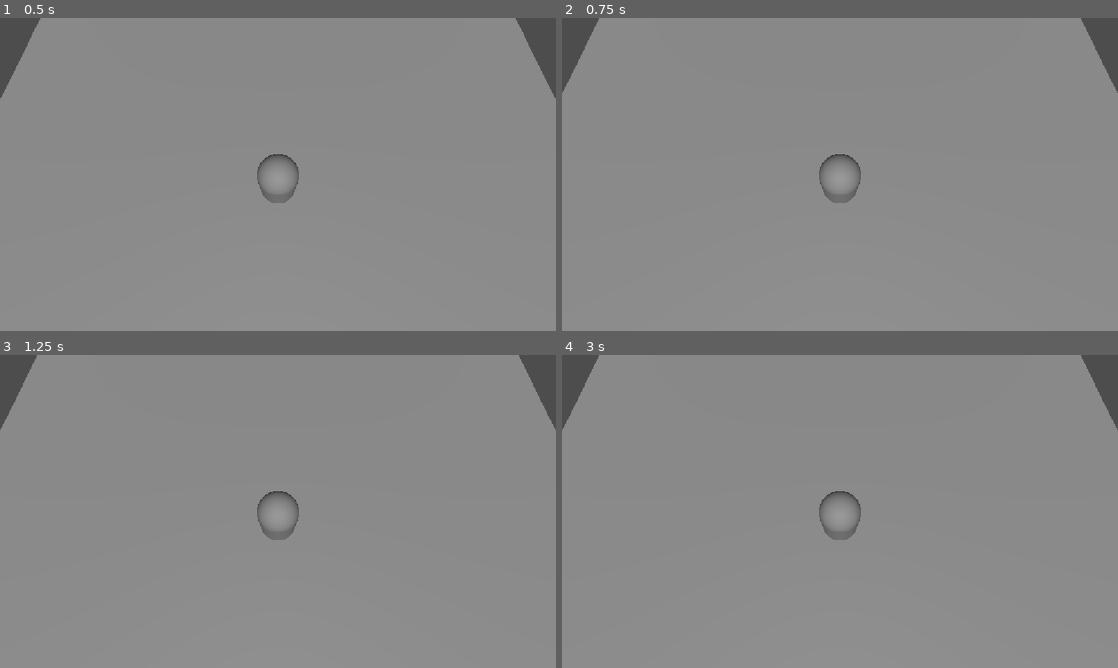
Above: before the commit, frames 1-4 (two rows, left to right).
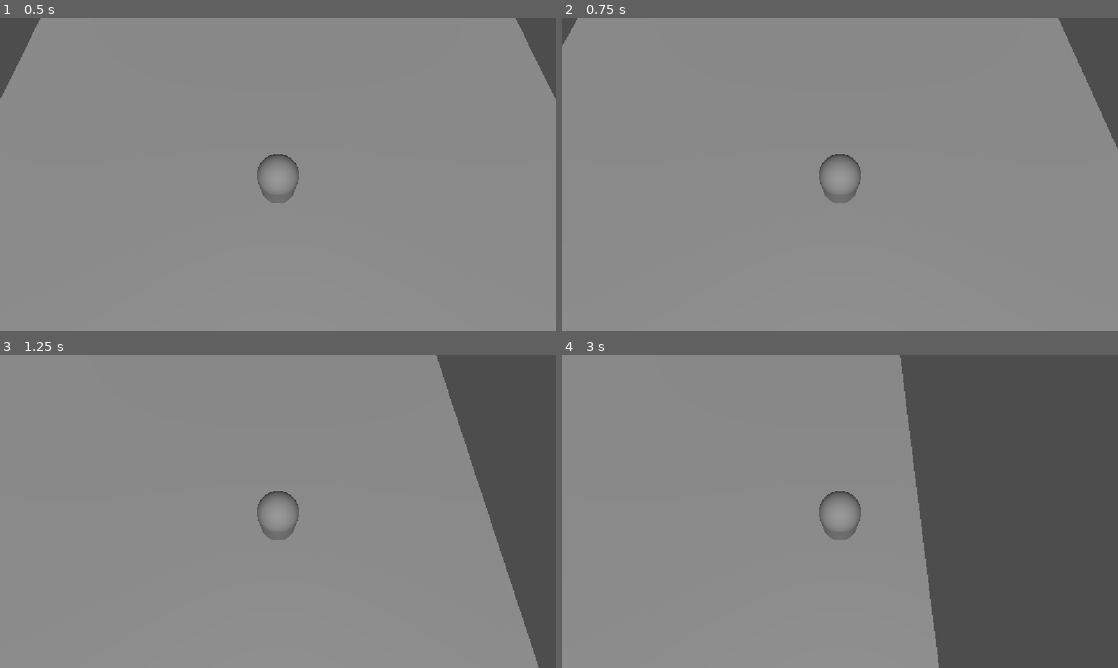
Above: after the commit, the same moments.

Repository: khriii/3d-food-tycoon
Game: Godot game, scene res://scenes/main/main.tscn
Same seed, same stepped clock (60 frames per second), same inputs: the game is played once before the commit and once after it.
Inputs:
- Up to frame 1 (0.5 s): no input
- Up to frame 2 (0.75 s): hold D (move_right, bound only after the commit) from 0.53 s (still down)
- Up to frame 3 (1.25 s): keep holding D (move_right, bound only after the commit)
- Up to frame 4 (3 s): release D (move_right, bound only after the commit) at 1.28 s; hold S (move_down, bound only after the commit) 1.28-2.03 s; tap Enter at 2 s; hold D (move_right, bound only after the commit) 2.03-2.78 s; hold W (move_up, bound only after the commit) from 2.78 s (still down)

Frame 1 is identical in both runs. In frame 2, 2.1% of the frame differs, in the area x 0-100%, y 0-42%; in frame 3, 12%; in frame 4, 36%, in the area x 0-100%, y 0-100%.

Commit message:
Added InputComponent and applied to movement

Diff:
--- /dev/null
+++ b/3d-food-tycoon/components/input_component.gd
@@ -0,0 +1,32 @@
+class_name InputComponent
+extends Node
+
+signal action_triggered(action_name: String)
+
+@export_category("Movement Actions")
+@export var move_forward: String = "move_up"
+@export var move_backward: String = "move_down"
+@export var move_left: String = "move_left"
+@export var move_right: String = "move_right"
+
+@export_category("Other Actions")
+@export var custom_actions: Array[String] = []
+
+var input_dir: Vector2 = Vector2.ZERO
+
+func _process(_delta: float) -> void:
+	_update_movement_input()
+	_check_other_actions()
+
+func _update_movement_input() -> void:
+	input_dir = Input.get_vector(
+		move_left,
+		move_right,
+		move_forward,
+		move_backward
+	)
+
+func _check_other_actions() -> void:
+	for action in custom_actions:
+		if Input.is_action_just_pressed(action):
+			action_triggered.emit(action)
--- a/3d-food-tycoon/components/movement_component.gd
+++ b/3d-food-tycoon/components/movement_component.gd
@@ -2,13 +2,29 @@
 extends Node3D
 
 @export var entity: CharacterBody3D
+@export var input_component: InputComponent
+@export var speed: float = 5.0
+@export var jump_velocity: float = 4.5
 @export var gravity: float = 9.8
 
-func move(delta: float):
-	if !entity.is_on_floor():
+func apply_gravity(delta: float) -> void:
+	if not entity.is_on_floor():
 		entity.velocity.y -= gravity * delta
 
-	# 2. Applicare effettivamente il movimento
+func apply_movement() -> void:
+	if input_component:
+		var direction := Vector3(input_component.input_dir.x, 0, input_component.input_dir.y).normalized()
+
+		if direction:
+			entity.velocity.x = direction.x * speed
+			entity.velocity.z = direction.z * speed
+		else:
+			entity.velocity.x = move_toward(entity.velocity.x, 0, speed)
+			entity.velocity.z = move_toward(entity.velocity.z, 0, speed)
+
+func move(delta: float) -> void:
+	apply_gravity(delta)
+	apply_movement()
 	entity.move_and_slide()
 
 func _physics_process(delta: float) -> void:
--- a/3d-food-tycoon/project.godot
+++ b/3d-food-tycoon/project.godot
@@ -19,6 +19,29 @@
 window/stretch/mode="canvas_items"
 window/stretch/aspect="expand"
 
+[input]
+
+move_up={
+"deadzone": 0.2,
+"events": [Object(InputEventKey,"resource_local_to_scene":false,"resource_name":"","device":-1,"window_id":0,"alt_pressed":false,"shift_pressed":false,"ctrl_pressed":false,"meta_pressed":false,"pressed":false,"keycode":0,"physical_keycode":87,"key_label":0,"unicode":119,"location":0,"echo":false,"script":null)
+]
+}
+move_down={
+"deadzone": 0.2,
+"events": [Object(InputEventKey,"resource_local_to_scene":false,"resource_name":"","device":-1,"window_id":0,"alt_pressed":false,"shift_pressed":false,"ctrl_pressed":false,"meta_pressed":false,"pressed":false,"keycode":0,"physical_keycode":83,"key_label":0,"unicode":115,"location":0,"echo":false,"script":null)
+]
+}
+move_left={
+"deadzone": 0.2,
+"events": [Object(InputEventKey,"resource_local_to_scene":false,"resource_name":"","device":-1,"window_id":0,"alt_pressed":false,"shift_pressed":false,"ctrl_pressed":false,"meta_pressed":false,"pressed":false,"keycode":0,"physical_keycode":65,"key_label":0,"unicode":97,"location":0,"echo":false,"script":null)
+]
+}
+move_right={
+"deadzone": 0.2,
+"events": [Object(InputEventKey,"resource_local_to_scene":false,"resource_name":"","device":-1,"window_id":0,"alt_pressed":false,"shift_pressed":false,"ctrl_pressed":false,"meta_pressed":false,"pressed":false,"keycode":0,"physical_keycode":68,"key_label":0,"unicode":100,"location":0,"echo":false,"script":null)
+]
+}
+
 [physics]
 
 3d/physics_engine="Jolt Physics"
--- a/3d-food-tycoon/scenes/player/player.tscn
+++ b/3d-food-tycoon/scenes/player/player.tscn
@@ -1,6 +1,7 @@
 [gd_scene format=3 uid="uid://ccaj46gli6fs5"]
 
 [ext_resource type="Script" uid="uid://megc0spkorwi" path="res://components/movement_component.gd" id="1_8afob"]
+[ext_resource type="Script" uid="uid://t67tn2usl4lf" path="res://components/input_component.gd" id="2_dovo2"]
 
 [sub_resource type="CapsuleMesh" id="CapsuleMesh_qgins"]
 
@@ -14,7 +15,12 @@
 [node name="CollisionShape3D" type="CollisionShape3D" parent="." unique_id=546670423]
 shape = SubResource("CylinderShape3D_qgins")
 
-[node name="MovementComponent" type="Node3D" parent="." unique_id=641073668 node_paths=PackedStringArray("entity")]
+[node name="MovementComponent" type="Node3D" parent="." unique_id=641073668 node_paths=PackedStringArray("entity", "input_component")]
 script = ExtResource("1_8afob")
 entity = NodePath("..")
+input_component = NodePath("../InputComponent")
 metadata/_custom_type_script = "uid://megc0spkorwi"
+
+[node name="InputComponent" type="Node" parent="." unique_id=279182610]
+script = ExtResource("2_dovo2")
+metadata/_custom_type_script = "uid://t67tn2usl4lf"
Not shown, added: 3d-food-tycoon/components/input_component.gd.uid
